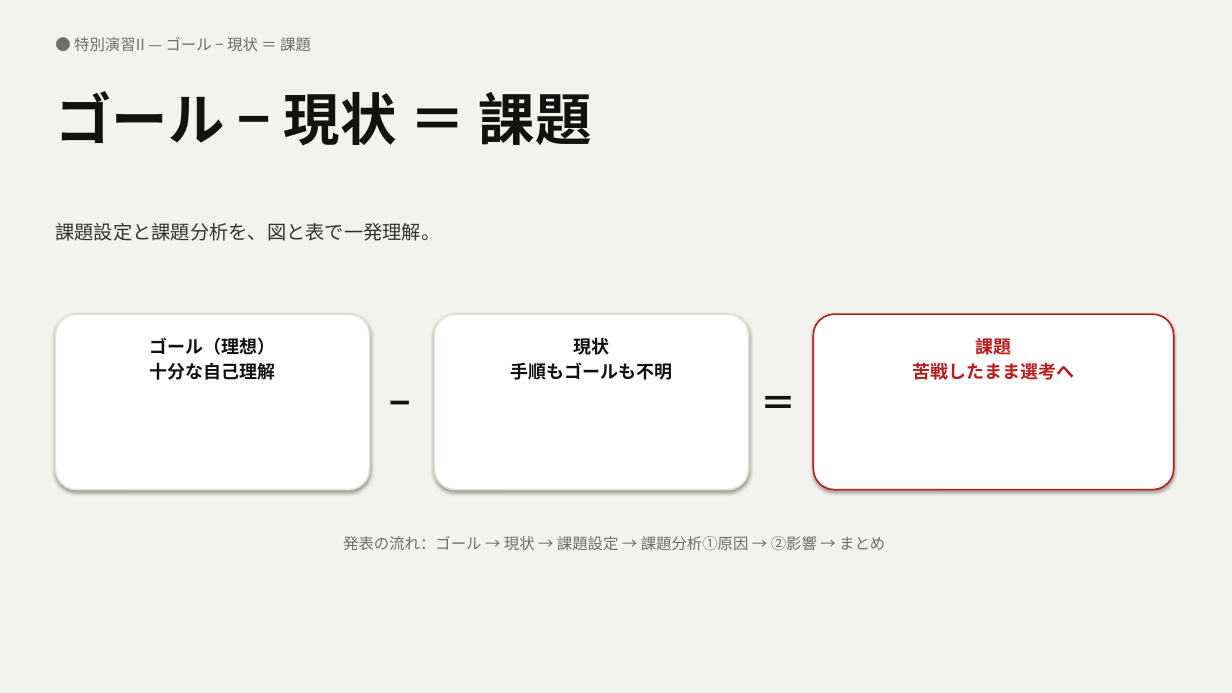
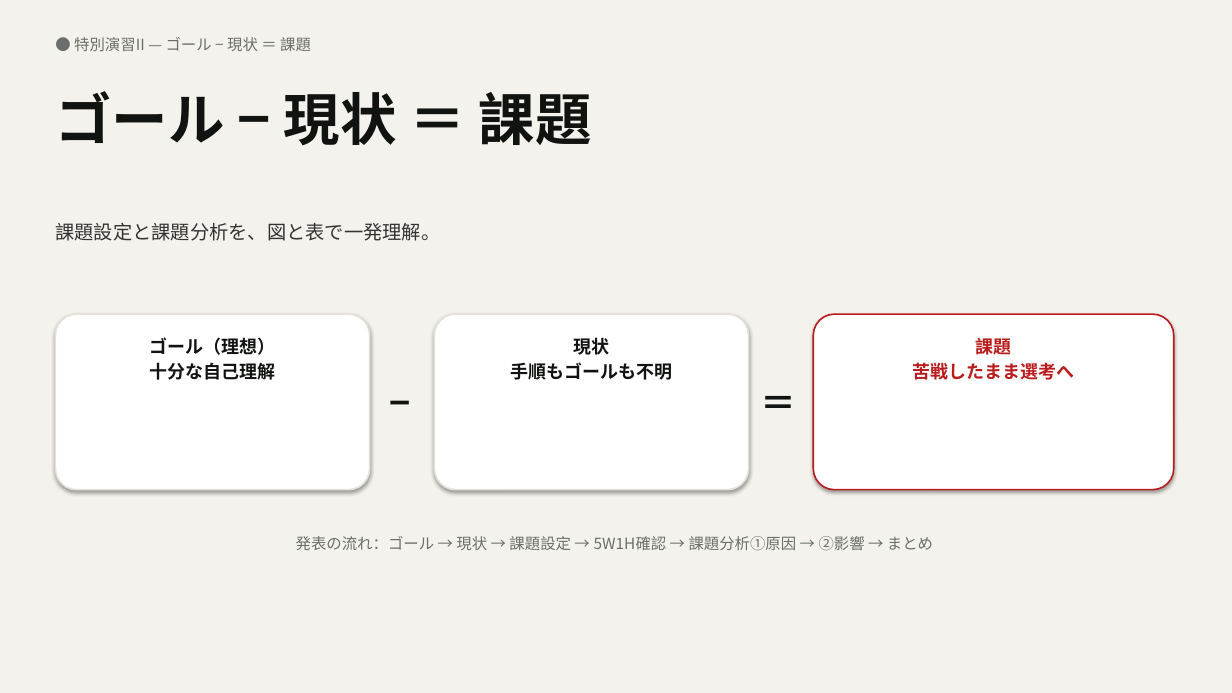
Before and after one commit to taku010201040/jibun-mayogo-2026, a slide deck: slide 1 of 課題設定・分析_Onda.pptx. Drawn at 1232x693 pixels with LibreOffice and Linux fonts; fonts in the diff are those of the drawing. Boxes give left, top, right and bottom in pixels: in the first picture for what was removed or moved away, otherwise in the second. Text is boxed around its words. In the diff, an @@ line names an element or a change of style, - is before the commit and + after.

```diff
--- a/課題設定・分析_Onda.pptx
+++ b/課題設定・分析_Onda.pptx
@@ text at [296, 536, 933, 551]: text changed @@
-発表の流れ：ゴール → 現状 → 課題設定 → 課題分析①原因 → ②影響 → まとめ
+発表の流れ：ゴール → 現状 → 課題設定 → 5W1H確認 → 課題分析①原因 → ②影響 → まとめ
```
Also in this commit, not shown: 3 other slides changed, 1 slide added, 1 other file.
